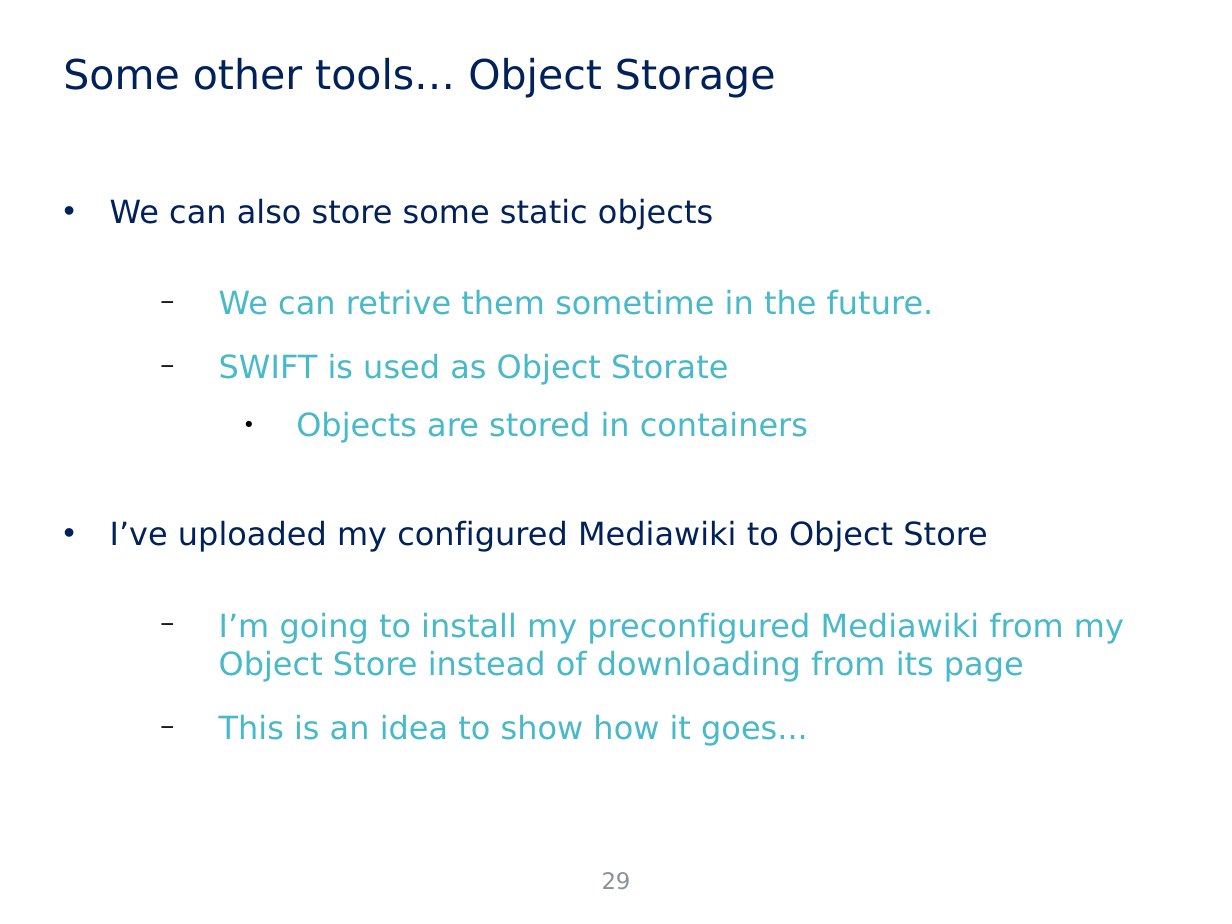
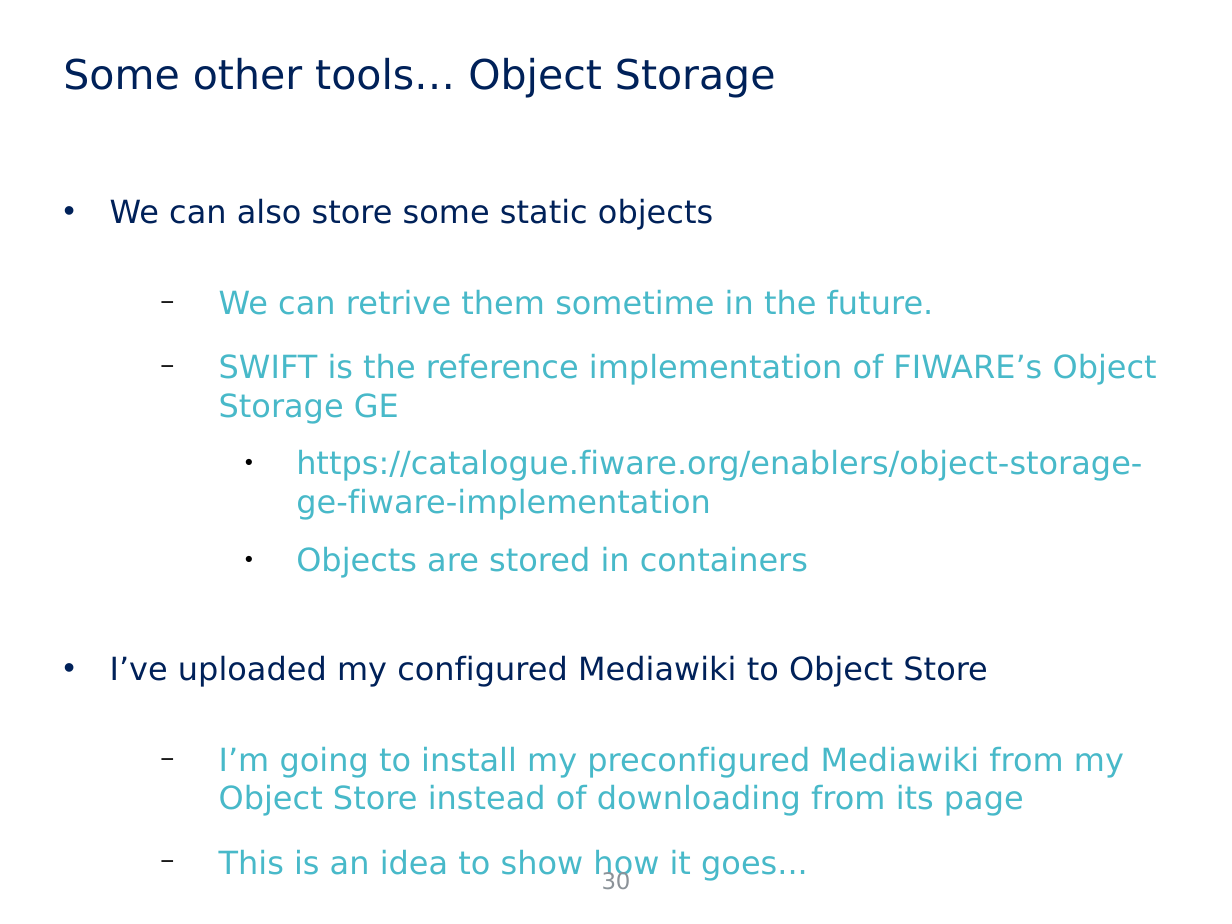
Before and after one commit to jicarretero/SummitMalaga2016, a slide deck: slide 30 of FiwareMalaga.odp (slide 29 before the commit). Drawn at 1232x924 pixels with LibreOffice and Linux fonts; fonts in the diff are those of the drawing; background and template pictures are left out. Boxes give left, top, right and bottom in pixels: in the first picture for what was removed or moved away, otherwise in the second. Text is boxed around its words. In the diff, an @@ line names an element or a change of style, - is before the commit and + after.

```diff
--- a/FiwareMalaga.odp
+++ b/FiwareMalaga.odp
@@ text at <box>219,353,1157,520</box>: text changed @@
-  − SWIFT is used as Object Storate
+  − SWIFT is the reference implementation of FIWARE’s Object Storage GE
+    ● https://catalogue.fiware.org/enablers/object-storage-ge-fiware-implementation
@@ page number at <box>602,871,631,889</box>: text changed @@
-29
+30
```
Also in this commit, not shown: 10 other slides changed, 3 slides added, 7 other files.
